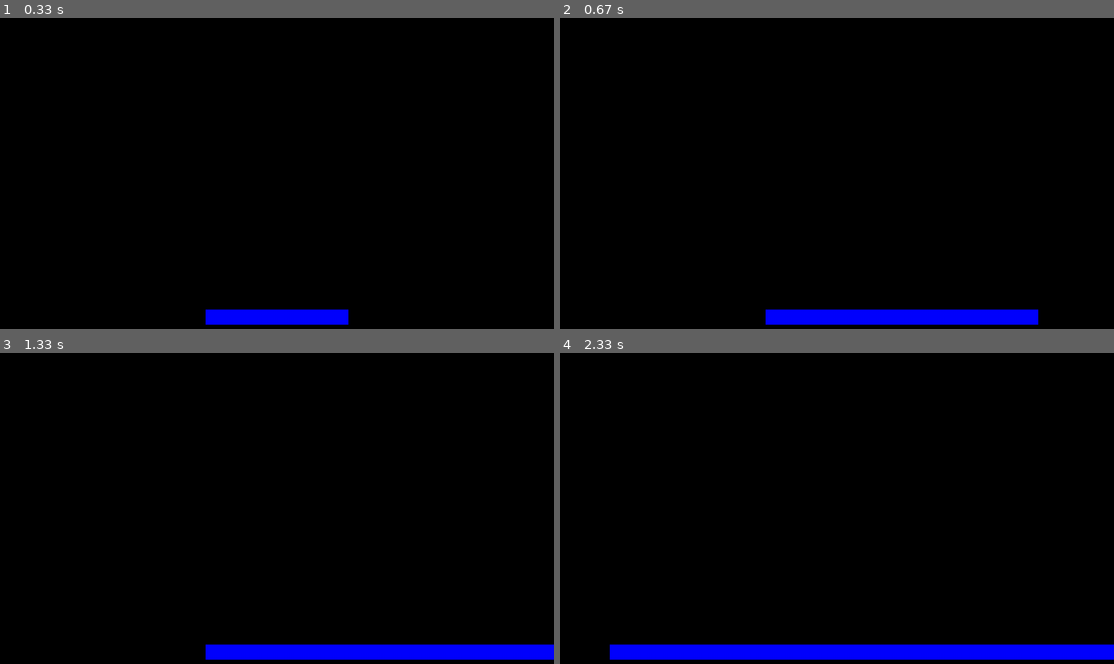
Above: before the commit, frames 1-4 (two rows, left to right).
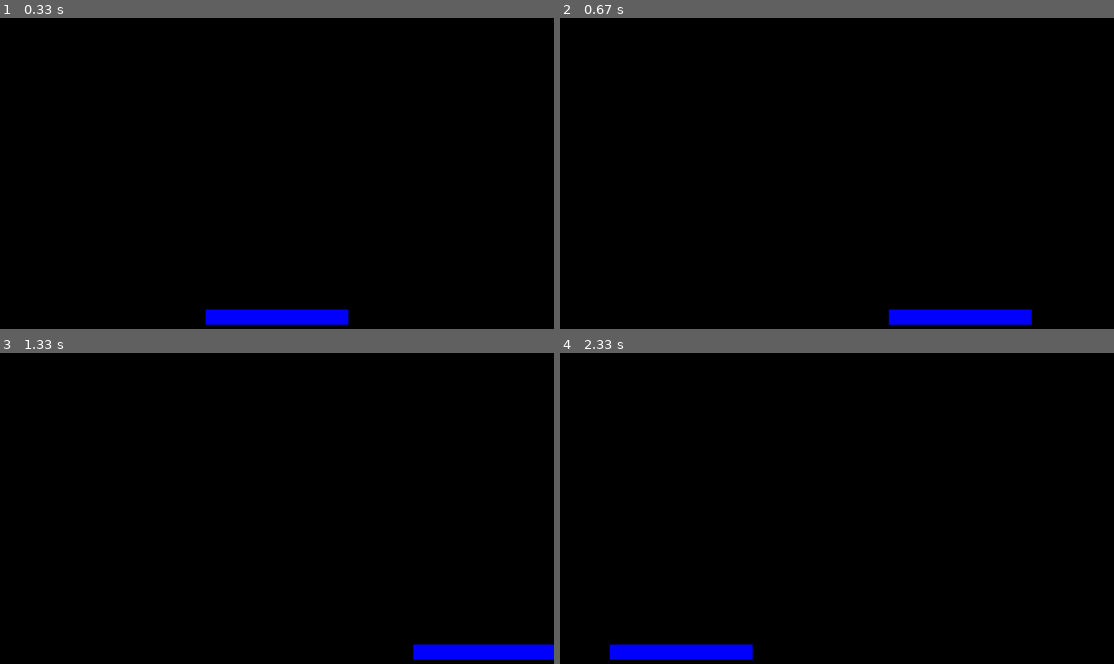
Above: after the commit, the same moments.

Repository: devthiagoramon/breakout_pygame
Game: pygame game, started from main.py
Two runs of this game, one before a commit and one after it. Both use one fixed random seed, a clock stepped at 60 frames per second and the inputs below.
Inputs:
- Up to frame 1 (0.33 s): no input
- Up to frame 2 (0.67 s): hold Right from 0.33 s (still down)
- Up to frame 3 (1.33 s): release Right at 0.8 s; hold Right 0.83-1.3 s
- Up to frame 4 (2.33 s): hold Left 1.33-1.87 s; hold Left 1.9-2.3 s

Frame 1 is identical in both runs. In frame 2, 1.2% of the frame differs, in the area x 37-87%, y 93-99%; in frame 3, 1.9%; in frame 4, 3.2%, in the area x 34-100%, y 93-99%.

Commit message:
corrected paddle movement

Diff:
--- a/main.py
+++ b/main.py
@@ -1,6 +1,6 @@
 import pygame
 
-WINDOW_WIDTH,WINDOW_HEIGHT = 1280,720
+WINDOW_WIDTH,WINDOW_HEIGHT =1280,720
 fps = 60
 
 #creating paddle with rect
@@ -15,27 +15,31 @@
 clock = pygame.time.Clock()
 
 
-
 #game loop
 while True:
     for event in pygame.event.get():
         if event.type == pygame.QUIT:
             pygame.quit()
+    screen.fill((0,0,0))
+
+
+    #draw
+    pygame.draw.rect(screen,pygame.Color('blue'),paddle)
 
 
     #controls
+
     key = pygame.key.get_pressed()
     if key[pygame.K_LEFT] and paddle.left > 0:
         paddle.left -= paddle_speed
-
-    if key[pygame.K_RIGHT] and paddle.right <WINDOW_WIDTH:
+    if key[pygame.K_RIGHT] and paddle.right < WINDOW_WIDTH:
         paddle.right += paddle_speed
 
 
 
 
-    #draw the game
-    pygame.draw.rect(screen,pygame.Color('blue'),paddle)
+
     #update screen
-    pygame.display.update()
+
+    pygame.display.flip()
     clock.tick(fps)
